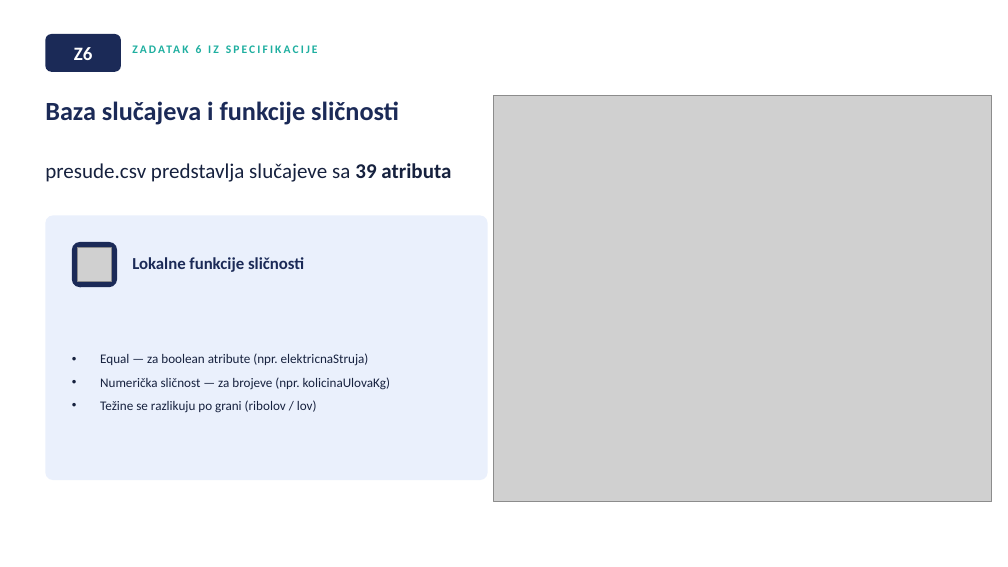
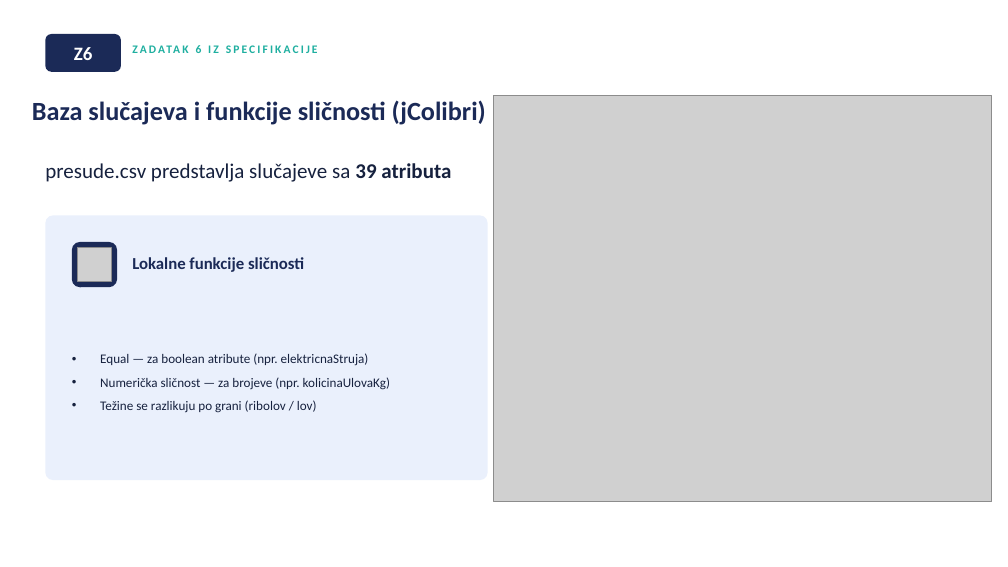
Before and after one commit to acaynwa/PravnaInformatika, a slide deck: slide 17 of prezentacija/Prezentacija.pptx. Drawn at 1008x567 pixels with LibreOffice and Linux fonts; fonts in the diff are those of the drawing; grey boxes stand for pictures. Boxes give left, top, right and bottom in pixels: in the first picture for what was removed or moved away, otherwise in the second. Text is boxed around its words. In the diff, an @@ line names an element or a change of style, - is before the commit and + after.

```diff
--- a/prezentacija/Prezentacija.pptx
+++ b/prezentacija/Prezentacija.pptx
@@ text at (32,100,486,125): text changed @@
-Baza slučajeva i funkcije sličnosti
+Baza slučajeva i funkcije sličnosti (jColibri)
```
Also in this commit, not shown: 2 other slides changed, 2 slides added.
